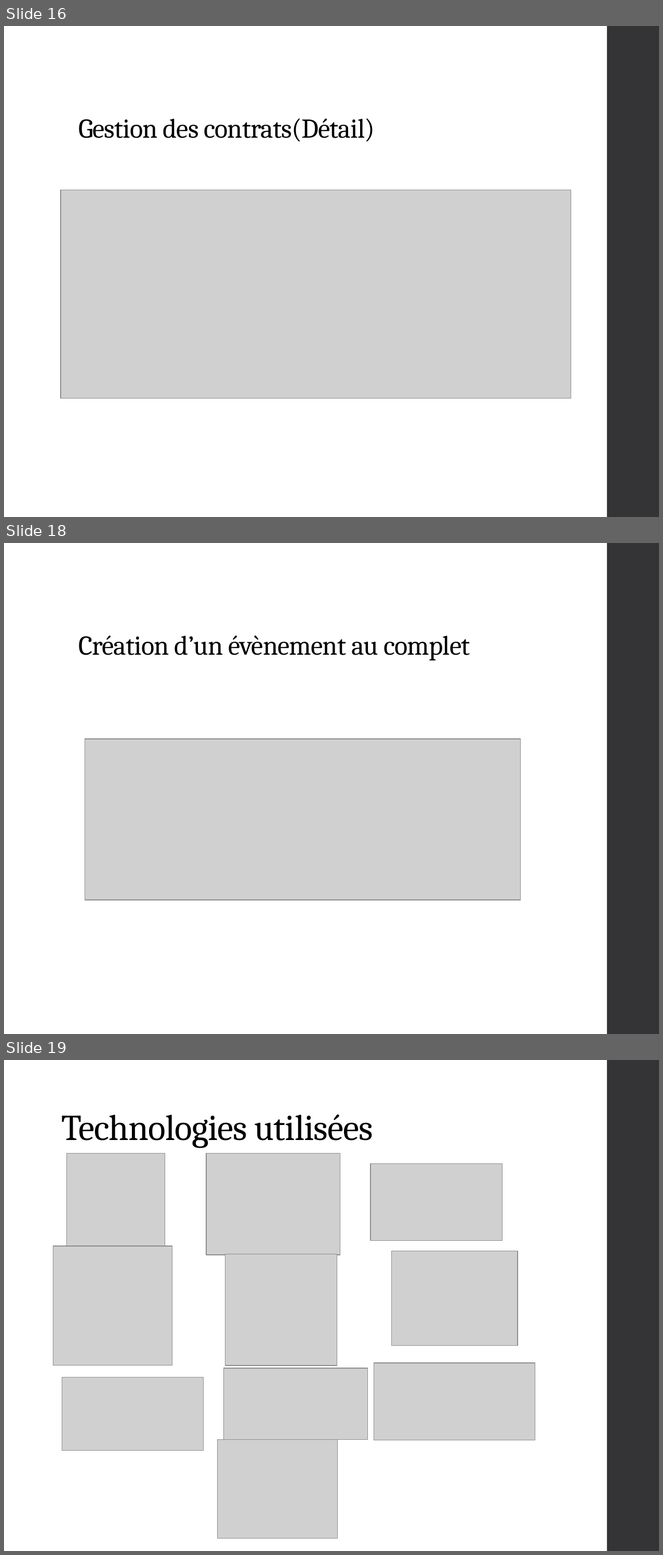
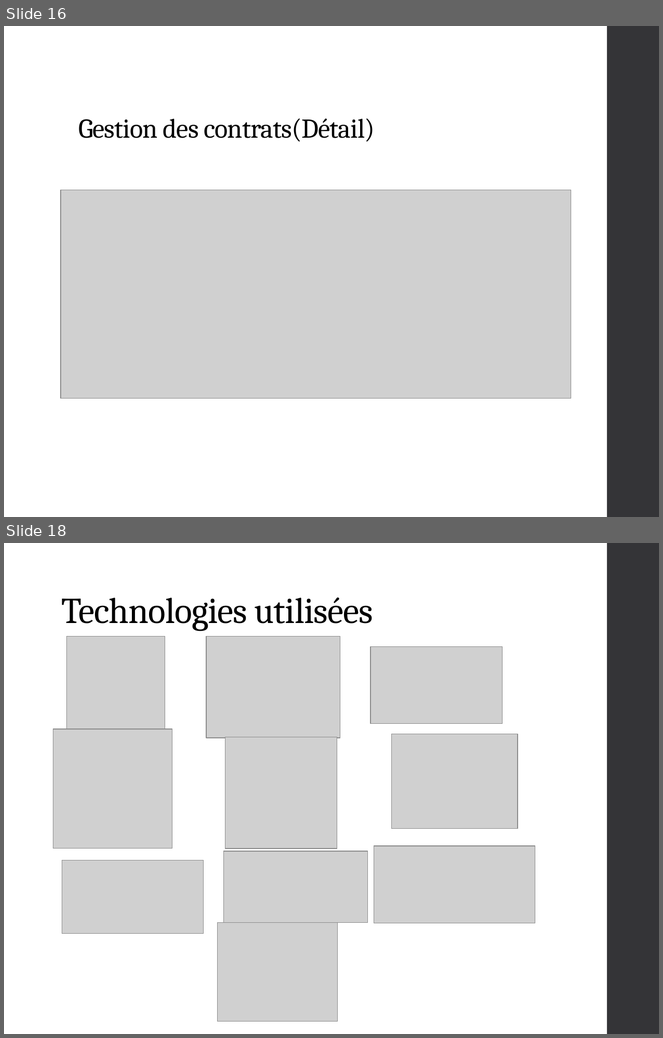
Before and after one commit to qwertyuu/Projet_fin_etudes_2016-2017, a slide deck: Gestion de projet/Présentations/PowerPoint.pptx. Shown one above the other, each under a label of ours: slides 16, 18 and 19 before the commit, slides 16 and 18 after it; the slides between them are not shown. The pictures are 663x1555 and 663x1038 pixels, drawn with LibreOffice and Linux fonts; fonts in the diff are those of the drawing; grey boxes stand for pictures. Boxes give left, top, right and bottom in pixels: in the first picture for what was removed or moved away, otherwise in the second. Text is boxed around its words. In the diff, an @@ line names an element or a change of style, - is before the commit and + after.

```diff
--- a/Gestion de projet/Présentations/PowerPoint.pptx
+++ b/Gestion de projet/Présentations/PowerPoint.pptx
@@ slide 18 removed at [4, 543, 659, 1034], background #FFFFFF; not listed: 1 template element that a slide beside it also shows @@
@@ title removed at [78, 636, 470, 661] @@
-Création d’un évènement au complet
@@ picture removed at [85, 739, 521, 900] @@
@@ what was slide 19 is now slide 18 @@
```
Also in this commit, not shown: 4 slides changed, 1 slide added, 1 other slide removed.
